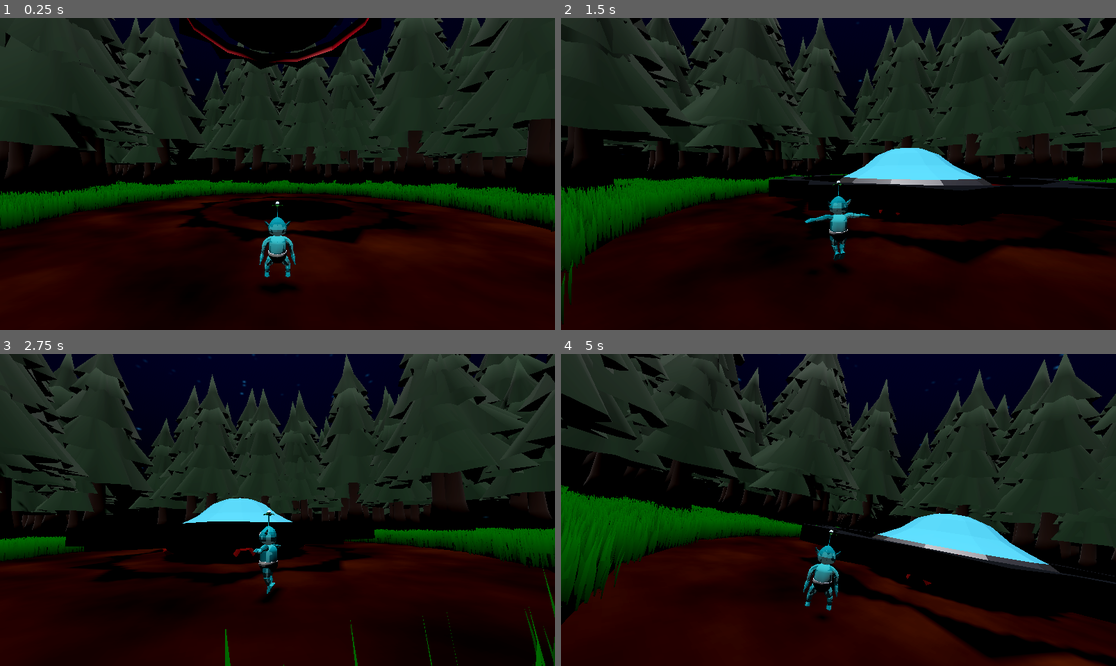
Above: before the commit, frames 1-4 (two rows, left to right).
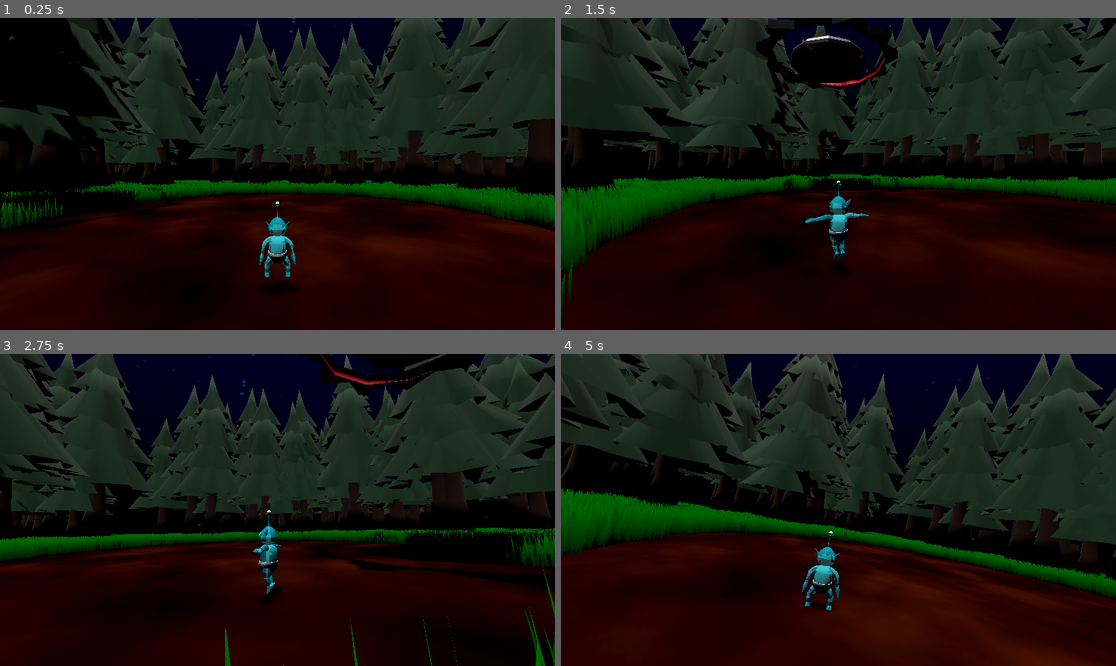
Above: after the commit, the same moments.

Repository: Mushroom-Queen/AlienBaby
Game: Godot game, scene res://level.tscn
The game is run twice, just before and just after one commit, with the same random seed, the same clock (stepped at 60 frames per second) and the same inputs.
Inputs (mouse positions are in pixels of both pictures, inside the frame that each line leads up to):
- Up to frame 1 (0.25 s): no input
- Up to frame 2 (1.5 s): tap Enter (ui_accept) at 0.5, 0.77 s; move the mouse to (866, 174) at 0.52 s; hold Middle mouse button (spin) 0.53-1.28 s; hold W (forward) from 0.53 s (still down); click (866, 174) at 0.6 s; move the mouse to (810, 174) at 1.27 s; tap Middle mouse button (spin) at 1.35 s
- Up to frame 3 (2.75 s): keep holding W (forward); tap Enter (ui_accept) at 1.52 s; click (249, 510) at 1.55 s; move the mouse to (288, 503) at 2.02 s; hold Middle mouse button (spin) from 2.03 s (still down); click (288, 503) at 2.1 s
- Up to frame 4 (5 s): keep holding W (forward); move the mouse to (832, 516) at 2.77 s; release Middle mouse button (spin) at 2.78 s; tap Space (roll) at 2.85 s; tap Enter (ui_accept) at 3.02, 3.77, 4.52 s; click (832, 516) at 3.05 s; move the mouse to (877, 513) at 3.52 s; hold Middle mouse button (spin) 3.53-4.28 s; move the mouse to (794, 506) at 4.27 s; tap Mouse wheel down (zoom_in) at 4.35 s; click (794, 506) at 4.55 s

The runs differ from the first frame. In frame 1, 13% of the frame differs, in the area x 0-75%, y 0-73%; in frame 2, 11%; in frame 3, 9.3%; in frame 4, 25%, in the area x 0-100%, y 0-100%.

Commit message:
enemy logic half done

Diff:
--- a/enemy_boss_ship.gd
+++ b/enemy_boss_ship.gd
@@ -5,15 +5,70 @@
 @onready var joint = $core/joint
 
 const push_multiplier = 7
+const HOVER_HEIGHT = 3.0
+const MIN_HOVER_HEIGHT = 0.1
+const MAX_HOVER_HEIGHT = 3
+const MIN_HEIGHT_OFFSET = -2.0
+const MAX_HEIGHT_OFFSET = 2.0
+const HEIGHT_CHANGE_SPEED = 2.5
+const MIN_RADIUS = 1.0
+const MAX_RADIUS = 6.0
+const BASE_CIRCLE_SPEED = 1
+const DIRECTION_CHANGE_TIME = 3.0
+const ATTACK_INTERVAL = 5.0
+const CHARGE_SPEED = 15.0
+const MOVE_TO_EDGE_SPEED = 10.0
+const LEVEL_SIZE = 20.0
+const CHARGE_ATTACK_HEIGHT = -2  # New constant for charge attack height
+
+enum State {
+	CIRCLING,
+	MOVING_TO_EDGE,
+	CHARGING
+}
 
 var world
 var player
 var rim_angular_velocity = 3
-
-# Called when the node enters the scene tree for the first time.
+var current_state = State.CIRCLING
+var attack_timer = 0.0
+var direction_change_timer = 0.0
+var circle_angle = 0.0
+var current_radius = 10.0
+var target_radius = 10.0
+var current_height_offset = 0.0
+var current_hover_height = 0.0
+var target_height_offset = 0.0
+var current_circle_speed = BASE_CIRCLE_SPEED
+var circle_direction = 1.0
+var initial_height: float
+var charge_start_position: Vector3
+var charge_end_position: Vector3
+
 func _ready() -> void:
 	world = find_world()
 	player = world.get_node_or_null("player")
+	initial_height = global_position.y
+	current_hover_height = randf_range(MIN_HOVER_HEIGHT, MAX_HOVER_HEIGHT)
+	global_position.y = initial_height + current_hover_height
+	randomize()
+	pick_new_flight_parameters()
+
+func pick_new_flight_parameters() -> void:
+	target_radius = randf_range(MIN_RADIUS, MAX_RADIUS)
+	current_hover_height = randf_range(MIN_HOVER_HEIGHT, MAX_HOVER_HEIGHT)
+
+	var height_pattern = randi() % 3
+	match height_pattern:
+		0:
+			target_height_offset = randf_range(MIN_HEIGHT_OFFSET, MIN_HEIGHT_OFFSET * 0.5)
+		1:
+			target_height_offset = randf_range(MIN_HEIGHT_OFFSET * 0.3, MAX_HEIGHT_OFFSET * 0.3)
+		2:
+			target_height_offset = randf_range(0, MAX_HEIGHT_OFFSET)
+
+	current_circle_speed = BASE_CIRCLE_SPEED * randf_range(0.8, 1.1)
+	circle_direction = 1.0 if randf() > 0.5 else -1.0
 
 func find_world(node=get_tree().root) -> Node:
 	if node.name.to_lower() == "world":
@@ -24,24 +79,153 @@
 			return found
 	return null
 
+func circle_around_player(delta: float) -> void:
+	if not player:
+		return
+
+	direction_change_timer += delta
+	if direction_change_timer >= DIRECTION_CHANGE_TIME:
+		direction_change_timer = 0.0
+		pick_new_flight_parameters()
+
+	current_radius = lerp(current_radius, target_radius, delta * 1.5)
+	current_height_offset = lerp(current_height_offset, target_height_offset, delta * HEIGHT_CHANGE_SPEED)
+
+	var height_factor = (current_height_offset - MIN_HEIGHT_OFFSET) / (MAX_HEIGHT_OFFSET - MIN_HEIGHT_OFFSET)
+	var current_speed = current_circle_speed * (1.2 - height_factor * 0.4)
+
+	circle_angle += current_speed * circle_direction * delta
+
+	var noise_x = sin(Time.get_ticks_msec() * 0.0005) * 1.0
+	var noise_z = cos(Time.get_ticks_msec() * 0.0004) * 1.0
+	var noise_y = sin(Time.get_ticks_msec() * 0.0003) * 0.5
+
+	var t = circle_angle
+	var offset = Vector3(
+		cos(t) * current_radius + noise_x,
+		sin(t * 1.3) * current_radius * 0.1 + noise_y,
+		sin(t) * current_radius + noise_z
+	)
+
+	var target = player.global_position + offset
+	target.y = initial_height + current_hover_height + current_height_offset
+	target.y += sin(Time.get_ticks_msec() * 0.0004) * 0.5
+
+	global_position = global_position.lerp(target, delta * 2.0)
+
+func prepare_charge() -> void:
+	if not player:
+		return
+
+	# Pick a random side to start from
+	var sides = ["left", "right", "front", "back"]
+	var chosen_side = sides[randi() % sides.size()]
+
+	var player_pos = player.global_position
+	player_pos.y = initial_height + CHARGE_ATTACK_HEIGHT  # Use new constant
+
+	# Calculate direction through player
+	var attack_direction: Vector3
+	var start_offset: Vector3
+
+	match chosen_side:
+		"left":
+			start_offset = Vector3(-LEVEL_SIZE, 0, 0)
+			attack_direction = Vector3.RIGHT
+		"right":
+			start_offset = Vector3(LEVEL_SIZE, 0, 0)
+			attack_direction = Vector3.LEFT
+		"front":
+			start_offset = Vector3(0, 0, -LEVEL_SIZE)
+			attack_direction = Vector3.BACK
+		"back":
+			start_offset = Vector3(0, 0, LEVEL_SIZE)
+			attack_direction = Vector3.FORWARD
+
+	# Set start position based on chosen side
+	charge_start_position = player_pos + start_offset
+	charge_start_position.y = initial_height + CHARGE_ATTACK_HEIGHT  # Use new constant
+
+	# Set end position to continue past the player for the same distance
+	charge_end_position = player_pos - start_offset
+	charge_end_position.y = initial_height + CHARGE_ATTACK_HEIGHT  # Use new constant
+
+	current_state = State.MOVING_TO_EDGE
+
+func move_to_edge(delta: float) -> void:
+	if not player:
+		return
+
+	# Move towards the start position while maintaining charge height
+	var target_position = charge_start_position
+	target_position.y = initial_height + CHARGE_ATTACK_HEIGHT  # Use new constant
+	var direction = (target_position - global_position).normalized()
+	global_position += direction * MOVE_TO_EDGE_SPEED * delta
+
+	# Look in the direction we're moving
+	core.look_at(core.global_position + direction, Vector3.UP)
+
+	# Check if we're close enough to the start position
+	if global_position.distance_to(charge_start_position) < 1.0:
+		# Look towards the end position before starting charge
+		var charge_direction = (charge_end_position - charge_start_position).normalized()
+		core.look_at(core.global_position + charge_direction, Vector3.UP)
+		current_state = State.CHARGING
+
+func charge(delta: float) -> void:
+	if not player:
+		return
+
+	# Use a fixed direction vector based on start and end positions
+	var direction = (charge_end_position - charge_start_position).normalized()
+
+	# Move in straight line using the fixed direction
+	global_position += direction * CHARGE_SPEED * delta
+
+	# Maintain charge height
+	global_position.y = initial_height + CHARGE_ATTACK_HEIGHT  # Use new constant
+
+	# Keep facing the charge direction
+	core.look_at(global_position + direction, Vector3.UP)
+
+	# Check if we've passed the end position by projecting current position onto attack line
+	var to_end = charge_end_position - global_position
+	if to_end.dot(direction) <= 0:
+		current_state = State.CIRCLING
+		attack_timer = 0.0
+
 func push_player() -> void:
 	if not player:
 		return
 	var push_direction = (player.global_position - rim.global_position).normalized()
 	push_direction.y *= .5
-
 	var push_force = rim_angular_velocity * push_multiplier
-
 	player.apply_impulse(push_direction * push_force)
 
-
-func rotate_rim(delta):
+func rotate_rim(delta: float) -> void:
 	joint.rotate_y(rim_angular_velocity * delta)
 
-
 func _process(delta: float) -> void:
+	if Engine.is_editor_hint():
+		return
+
 	rotate_rim(delta)
-	if rim.area_entered:
+
+	match current_state:
+		State.CIRCLING:
+			attack_timer += delta
+			circle_around_player(delta)
+
+			if attack_timer >= ATTACK_INTERVAL:
+				prepare_charge()
+
+		State.MOVING_TO_EDGE:
+			move_to_edge(delta)
+
+		State.CHARGING:
+			charge(delta)
+
+	if rim is Area3D and rim.has_overlapping_bodies():
 		if player in rim.get_overlapping_bodies():
 			print("Player hit")
 			push_player()
--- a/player.gd
+++ b/player.gd
@@ -252,13 +252,6 @@
 	current_velocity = current_velocity.move_toward(Vector3.ZERO, FRICTION_FORCE * state.step)
 	state.linear_velocity = current_velocity
 
-	print("Action State:", ActionState.keys()[action_state],
-		  " Velocity:", current_velocity.length(),
-		  " Speed:", current_velocity.length() / MAX_VELOCITY,
-		  " Angular Velocity:", state.angular_velocity.y,
-		  " Spin Count:", spin_count,
-		  " Spin Timeout:", spin_timeout)
-
 	animation_tree.set("parameters/walk/blend_position", current_velocity.length() / MAX_VELOCITY)
 
 func _process(delta):
--- a/player.tscn
+++ b/player.tscn
@@ -95,39 +95,39 @@
 
 [node name="Skeleton3D" parent="player/Armature" index="0"]
 transform = Transform3D(-1, 0, -8.74228e-08, 0, 1, 0, 8.74228e-08, 0, -1, 0, 0, 0)
-bones/0/position = Vector3(0, 0.152525, 0)
-bones/0/rotation = Quaternion(0, 0.000218585, 0, 1)
-bones/1/rotation = Quaternion(-0.00034094, 6.74231e-06, 0.000392075, 1)
+bones/0/position = Vector3(0, 0.153322, 0)
+bones/0/rotation = Quaternion(0, -0.00350976, 0, 0.999994)
+bones/1/rotation = Quaternion(-0.000340921, 7.62988e-06, -0.00221092, 0.999998)
 bones/2/rotation = Quaternion(0.000340939, -6.91616e-06, -0.000231822, 1)
 bones/3/rotation = Quaternion(3.64557e-23, -1.59801e-22, 5.49072e-12, 1)
 bones/5/position = Vector3(0.0642403, 0.216765, 1.53161e-08)
-bones/5/rotation = Quaternion(0.661261, 0.250755, -0.661152, 0.250468)
+bones/5/rotation = Quaternion(0.659845, 0.247041, -0.662549, 0.254175)
 bones/6/rotation = Quaternion(0.287239, -1.65125e-07, -1.36703e-07, 0.957859)
 bones/7/position = Vector3(0.0559364, 0.0181487, -0.000727577)
-bones/7/rotation = Quaternion(0.0350157, 0.206118, 0.934175, -0.289147)
+bones/7/rotation = Quaternion(0.0390856, 0.200046, 0.93595, -0.287144)
 bones/7/scale = Vector3(1, 1, 1)
-bones/8/rotation = Quaternion(-0.356517, 0.0699551, -0.257907, 0.895258)
+bones/8/rotation = Quaternion(-0.350273, 0.070246, -0.253389, 0.898982)
 bones/8/scale = Vector3(1, 1, 1)
-bones/9/rotation = Quaternion(0.704759, 0.000445261, -0.0279263, 0.708897)
+bones/9/rotation = Quaternion(0.703636, -0.000958427, -0.0294484, 0.70995)
 bones/9/scale = Vector3(1, 1, 1)
 bones/10/position = Vector3(-0.0642403, 0.216765, -1.53161e-08)
-bones/10/rotation = Quaternion(0.661141, -0.250439, 0.661272, 0.250784)
+bones/10/rotation = Quaternion(0.662397, -0.25377, 0.660001, 0.247447)
 bones/11/rotation = Quaternion(0.287239, 1.63435e-07, 1.31067e-07, 0.957859)
 bones/11/scale = Vector3(1, 1, 1)
 bones/12/position = Vector3(-0.0562189, 0.0170301, 0.00171231)
-bones/12/rotation = Quaternion(-0.0342739, 0.204356, 0.933267, 0.293388)
+bones/12/rotation = Quaternion(-0.0297616, 0.216461, 0.930723, 0.293281)
 bones/12/scale = Vector3(1, 1, 1)
-bones/13/rotation = Quaternion(-0.367677, -0.0755825, 0.266814, 0.887644)
+bones/13/rotation = Quaternion(-0.371227, -0.0753915, 0.26939, 0.885401)
 bones/13/scale = Vector3(1, 1, 1)
-bones/14/rotation = Quaternion(0.715569, -0.00126797, 0.0217243, 0.698203)
+bones/14/rotation = Quaternion(0.710815, 0.000682039, 0.0194704, 0.70311)
 bones/14/scale = Vector3(1, 1, 1)
 bones/15/position = Vector3(0.102575, 0.112612, 0.259392)
 bones/15/scale = Vector3(1, 1, 1)
-bones/16/position = Vector3(0.104547, 0.0328019, 0.00412932)
+bones/16/position = Vector3(0.104547, 0.0327463, 0.00403631)
 bones/16/rotation = Quaternion(-0.00875622, 0.70983, -0.704263, 0.00882544)
 bones/17/position = Vector3(-0.102575, 0.112612, 0.259392)
 bones/17/scale = Vector3(1, 1, 1)
-bones/18/position = Vector3(-0.104547, 0.032724, 0.00400017)
+bones/18/position = Vector3(-0.104547, 0.0337933, 0.00628674)
 bones/18/rotation = Quaternion(0.00875622, 0.70983, -0.704263, -0.00882544)
 
 [node name="body" parent="player/Armature/Skeleton3D" index="0"]
@@ -179,7 +179,7 @@
 material_override = ExtResource("3_l1lie")
 
 [node name="leafs" type="BoneAttachment3D" parent="player/Armature/Skeleton3D" index="20"]
-transform = Transform3D(1, -0.000320506, 0.00045076, 0.000320507, 1, 4.49026e-09, -0.00045076, 1.40106e-07, 1, -0.000166062, 0.680797, -0.000112446)
+transform = Transform3D(0.999964, 0.00488534, -0.00700588, -0.00488546, 0.999988, -6.75575e-08, 0.0070058, 3.42946e-05, 0.999976, 0.00128856, 0.681591, -0.000103476)
 bone_name = "leafs"
 bone_idx = 4
 
@@ -200,12 +200,12 @@
 transform = Transform3D(1.49012e-08, -3.52156e-09, -1, 0, 1, -2.32831e-10, 1, 0, 1.11759e-08, 0, 0, 0)
 
 [node name="left_arm" type="BoneAttachment3D" parent="player/Armature/Skeleton3D" index="21"]
-transform = Transform3D(-0.000437465, 0.141421, -0.98995, 0.000434687, -0.98995, -0.141421, -1, -0.000492196, 0.00037147, 0.125982, 0.299542, -8.53585e-05)
+transform = Transform3D(0.00701877, 0.141343, -0.989936, -0.0107885, -0.989892, -0.141413, -0.999917, 0.0116725, -0.00542291, 0.125974, 0.300343, 0.00163682)
 bone_name = "lowerarm.l"
 bone_idx = 6
 
 [node name="right_arm" type="BoneAttachment3D" parent="player/Armature/Skeleton3D" index="22"]
-transform = Transform3D(0.000436286, -0.141421, 0.98995, 0.00052293, -0.98995, -0.141421, 1, 0.000579365, -0.000358104, -0.125982, 0.299542, 9.15186e-05)
+transform = Transform3D(-0.0070198, -0.141351, 0.989935, -0.00956286, -0.989904, -0.141415, 0.99993, -0.0104593, 0.00559721, -0.125974, 0.300342, -0.00155133)
 bone_name = "lowerarm.r"
 bone_idx = 11
 
